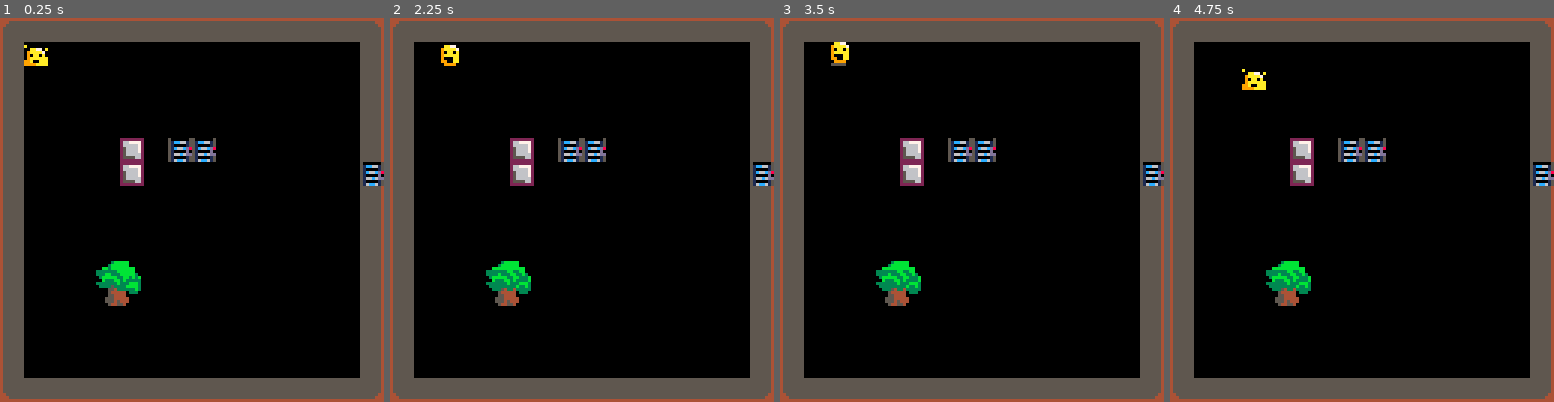
Above: before the commit, frames 1-4 (left to right).
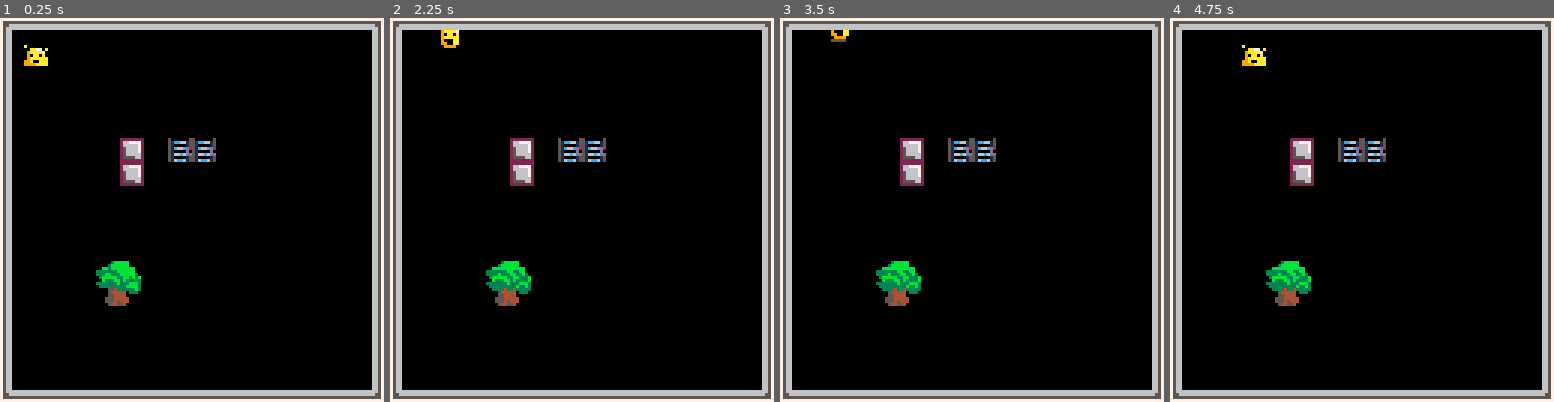
Above: after the commit, the same moments.

Repository: Chazmus/ReDeath
Game: PICO-8 cartridge carts/redeath/redeath.p8
Two runs of this game, one before a commit and one after it. Both use one fixed random seed, a clock stepped at 60 frames per second and the inputs below.
Inputs:
- Up to frame 1 (0.25 s): no input
- Up to frame 2 (2.25 s): tap X (X key) at 0.33, 1.07, 1.85 s; tap O (Z key) at 0.7, 1.7, 2.1 s; hold Right 1.6-2.1 s; hold Up from 2.15 s (still down)
- Up to frame 3 (3.5 s): release Up at 2.42 s; hold Right 2.47-3.03 s; tap O (Z key) at 2.5, 2.9, 3.3 s; tap X (X key) at 2.97 s; hold Left from 3.08 s (still down)
- Up to frame 4 (4.75 s): release Left at 3.58 s; hold Down 3.63-3.97 s; tap O (Z key) at 3.7, 4.1, 4.5 s; hold Right 4.02-4.68 s; tap X (X key) at 4.08 s; hold Up from 4.73 s (still down)

The runs differ from the first frame. In frame 1, 20% of the frame differs, in the area x 0-100%, y 0-100%; in frame 2, 21%; in frame 3, 21%; in frame 4, 21%.

Commit message:
New theme level border

Diff:
--- a/carts/redeath/redeath.p8
+++ b/carts/redeath/redeath.p8
@@ -663,19 +663,19 @@
 0000808080000000000000000000000000008080800000000000000000000000000080808000000000000000000000000000000000000000000000000000000000000000000000000000000000000000808080800000000000000000000000000000000000000000000000000000000000000000000000000000000000000000
 0000000000810000000000000000000000000000000000000000000000000000000000000000000000000000000000000000000000000000000000000000000000000000000000000000000000000000000000000000000000000000000000000000000000000000000000000000000000000000000000000000000000000000
 __map__
-0203030303030303030303030303030400000000000000000000000000000000000000000000000000000000000000000000000000000000000000000000000000000000000000000000000000000000000000000000000000000000000000000000000000000000000000000000000000000000000000000000000000000000
-1200000000000000000000000000001400000000000000000000000000000000000000000000000000000000000000000000000000000000000000000000000000000000000000000000000000000000000000000000000000000000000000000000000000000000000000000000000000000000000000000000000000000000
-1200000000000000000000000000001400000000000000000000000000000000000000000000000000000000000000000000000000000000000000000000000000000000000000000000000000000000000000000000000000000000000000000000000000000000000000000000000000000000000000000000000000000000
-1200000000000000000000000000001400000000000000000000000000000000000000000000000000000000000000000000000000000000000000000000000000000000000000000000000000000000000000000000000000000000000000000000000000000000000000000000000000000000000000000000000000000000
-1200000000000000000000000000001400000000000000000000000000000000000000000000000000000000000000000000000000000000000000000000000000000000000000000000000000000000000000000000000000000000000000000000000000000000000000000000000000000000000000000000000000000000
-1200000000000000000000000000001400000000000000000000000000000000000000000000000000000000000000000000000000000000000000000000000000000000000000000000000000000000000000000000000000000000000000000000000000000000000000000000000000000000000000000000000000000000
-1200000000000000000000000000008500000000000000000000000000000000000000000000000000000000000000000000000000000000000000000000000000000000000000000000000000000000000000000000000000000000000000000000000000000000000000000000000000000000000000000000000000000000
-1200000000000000000000000000001400000000000000000000000000000000000000000000000000000000000000000000000000000000000000000000000000000000000000000000000000000000000000000000000000000000000000000000000000000000000000000000000000000000000000000000000000000000
-1200000000000000000000000000001400000000000000000000000000000000000000000000000000000000000000000000000000000000000000000000000000000000000000000000000000000000000000000000000000000000000000000000000000000000000000000000000000000000000000000000000000000000
-1200000000000000000000000000001400000000000000000000000000000000000000000000000000000000000000000000000000000000000000000000000000000000000000000000000000000000000000000000000000000000000000000000000000000000000000000000000000000000000000000000000000000000
-1200000000000000000000000000001400000000000000000000000000000000000000000000000000000000000000000000000000000000000000000000000000000000000000000000000000000000000000000000000000000000000000000000000000000000000000000000000000000000000000000000000000000000
-1200000000000000000000000000001400000000000000000000000000000000000000000000000000000000000000000000000000000000000000000000000000000000000000000000000000000000000000000000000000000000000000000000000000000000000000000000000000000000000000000000000000000000
-1200000000000000000000000000001400000000000000000000000000000000000000000000000000000000000000000000000000000000000000000000000000000000000000000000000000000000000000000000000000000000000000000000000000000000000000000000000000000000000000000000000000000000
-1200000000000000000000000000001400000000000000000000000000000000000000000000000000000000000000000000000000000000000000000000000000000000000000000000000000000000000000000000000000000000000000000000000000000000000000000000000000000000000000000000000000000000
-1200000000000000000000000000001400000000000000000000000000000000000000000000000000000000000000000000000000000000000000000000000000000000000000000000000000000000000000000000000000000000000000000000000000000000000000000000000000000000000000000000000000000000
-2223232323232323232323232323232400000000000000000000000000000000000000000000000000000000000000000000000000000000000000000000000000000000000000000000000000000000000000000000000000000000000000000000000000000000000000000000000000000000000000000000000000000000
+1a1b1b1b1b1b1b1b1b1b1b1b1b1b1b1c00000000000000000000000000000000000000000000000000000000000000000000000000000000000000000000000000000000000000000000000000000000000000000000000000000000000000000000000000000000000000000000000000000000000000000000000000000000
+2a00000000000000000000000000002c00000000000000000000000000000000000000000000000000000000000000000000000000000000000000000000000000000000000000000000000000000000000000000000000000000000000000000000000000000000000000000000000000000000000000000000000000000000
+2a00000000000000000000000000002c00000000000000000000000000000000000000000000000000000000000000000000000000000000000000000000000000000000000000000000000000000000000000000000000000000000000000000000000000000000000000000000000000000000000000000000000000000000
+2a00000000000000000000000000002c00000000000000000000000000000000000000000000000000000000000000000000000000000000000000000000000000000000000000000000000000000000000000000000000000000000000000000000000000000000000000000000000000000000000000000000000000000000
+2a00000000000000000000000000002c00000000000000000000000000000000000000000000000000000000000000000000000000000000000000000000000000000000000000000000000000000000000000000000000000000000000000000000000000000000000000000000000000000000000000000000000000000000
+2a00000000000000000000000000002c00000000000000000000000000000000000000000000000000000000000000000000000000000000000000000000000000000000000000000000000000000000000000000000000000000000000000000000000000000000000000000000000000000000000000000000000000000000
+2a00000000000000000000000000002c00000000000000000000000000000000000000000000000000000000000000000000000000000000000000000000000000000000000000000000000000000000000000000000000000000000000000000000000000000000000000000000000000000000000000000000000000000000
+2a00000000000000000000000000002c00000000000000000000000000000000000000000000000000000000000000000000000000000000000000000000000000000000000000000000000000000000000000000000000000000000000000000000000000000000000000000000000000000000000000000000000000000000
+2a00000000000000000000000000002c00000000000000000000000000000000000000000000000000000000000000000000000000000000000000000000000000000000000000000000000000000000000000000000000000000000000000000000000000000000000000000000000000000000000000000000000000000000
+2a00000000000000000000000000002c00000000000000000000000000000000000000000000000000000000000000000000000000000000000000000000000000000000000000000000000000000000000000000000000000000000000000000000000000000000000000000000000000000000000000000000000000000000
+2a00000000000000000000000000002c00000000000000000000000000000000000000000000000000000000000000000000000000000000000000000000000000000000000000000000000000000000000000000000000000000000000000000000000000000000000000000000000000000000000000000000000000000000
+2a00000000000000000000000000002c00000000000000000000000000000000000000000000000000000000000000000000000000000000000000000000000000000000000000000000000000000000000000000000000000000000000000000000000000000000000000000000000000000000000000000000000000000000
+2a00000000000000000000000000002c00000000000000000000000000000000000000000000000000000000000000000000000000000000000000000000000000000000000000000000000000000000000000000000000000000000000000000000000000000000000000000000000000000000000000000000000000000000
+2a00000000000000000000000000002c00000000000000000000000000000000000000000000000000000000000000000000000000000000000000000000000000000000000000000000000000000000000000000000000000000000000000000000000000000000000000000000000000000000000000000000000000000000
+2a00000000000000000000000000002c00000000000000000000000000000000000000000000000000000000000000000000000000000000000000000000000000000000000000000000000000000000000000000000000000000000000000000000000000000000000000000000000000000000000000000000000000000000
+3a3b3b3b3b3b3b3b3b3b3b3b3b3b3b3c00000000000000000000000000000000000000000000000000000000000000000000000000000000000000000000000000000000000000000000000000000000000000000000000000000000000000000000000000000000000000000000000000000000000000000000000000000000
Not shown, changed: 24 lines of the sprite sheet (__gfx__) section of carts/redeath/redeath.p8
